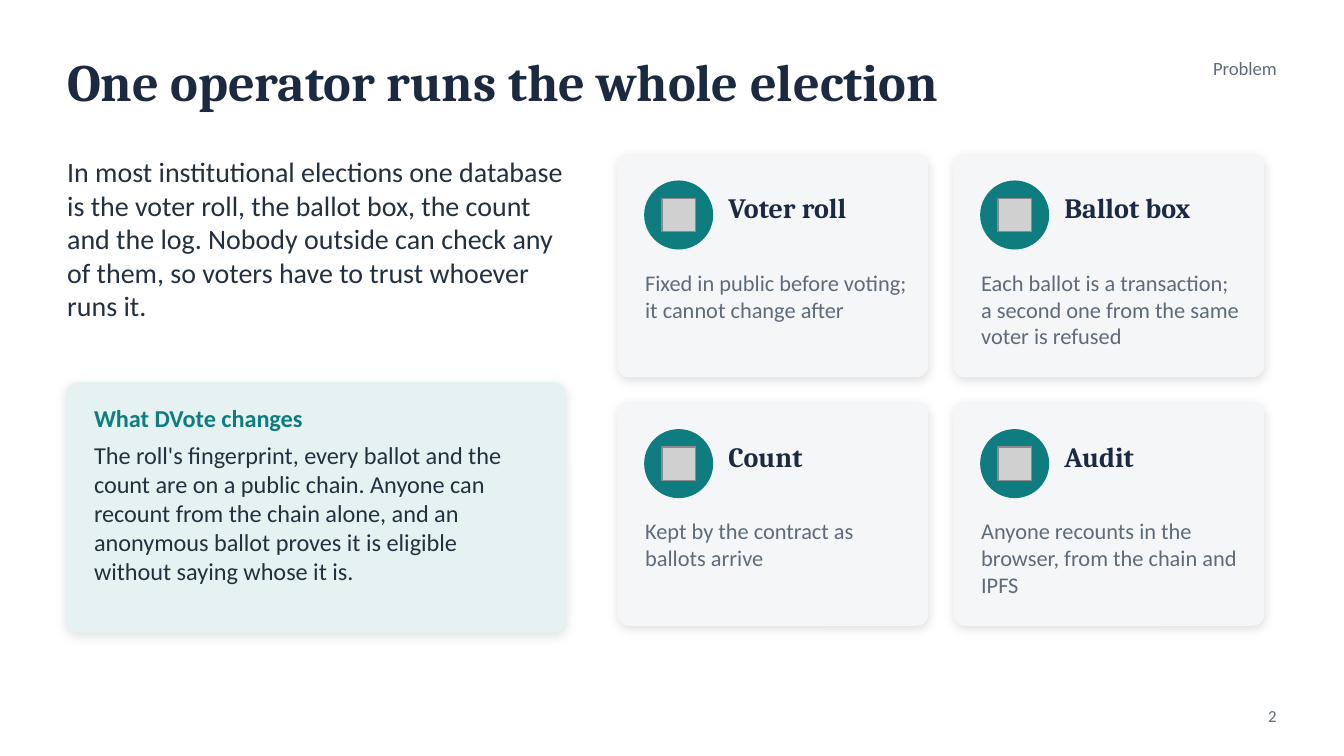
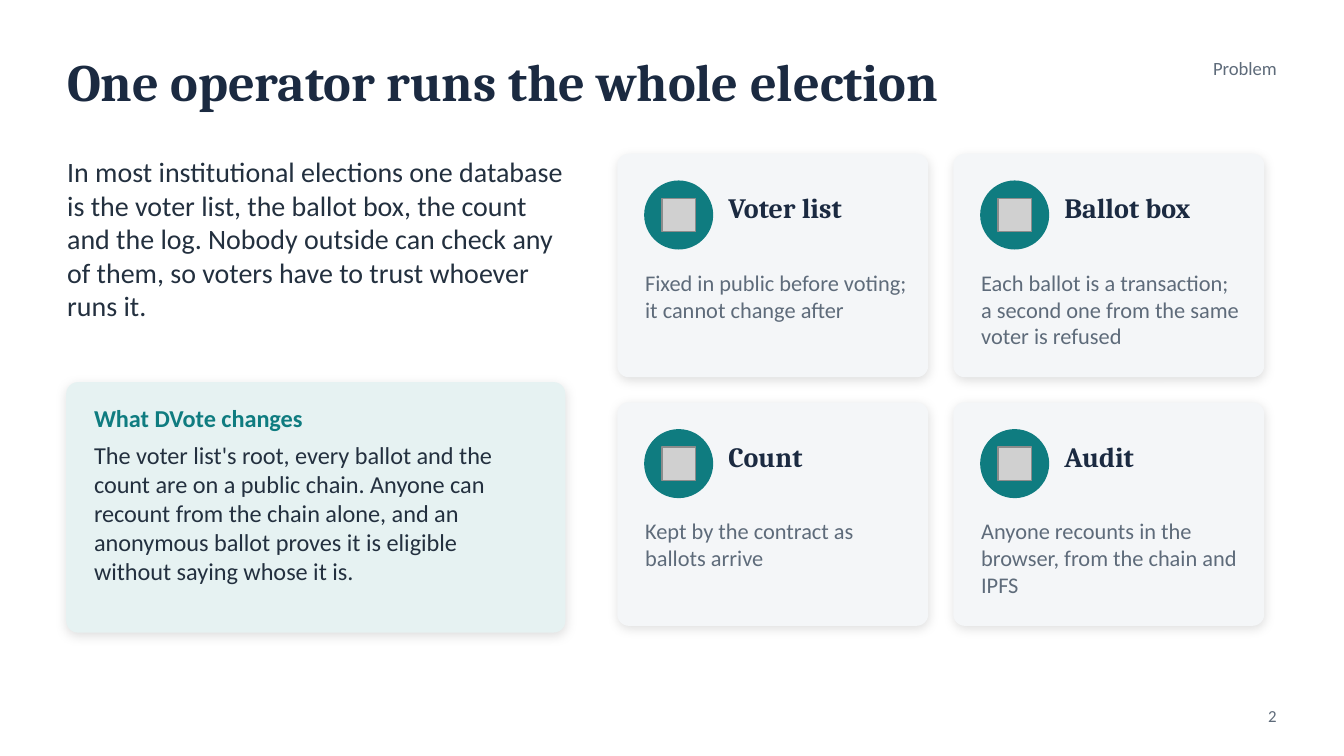
Before and after one commit to Chaitanya-Keyal/decentralized-voting-system, a slide deck: slide 2 of reports/eval2-slides.pptx. Drawn at 1344x756 pixels with LibreOffice and Linux fonts; fonts in the diff are those of the drawing; grey boxes stand for pictures. Boxes give left, top, right and bottom in pixels: in the first picture for what was removed or moved away, otherwise in the second. Text is boxed around its words. In the diff, an @@ line names an element or a change of style, - is before the commit and + after.

Commit message:
docs(report): measure B1 and D3 on the deployed contracts; tighten the prose
B1 and D3 are measured again on the deployed contracts: a ballot is counted a median of 9.3 s
after the click with the relayer's default tip (slowest 20.0 s of 16), ten voters casting at
once land in one block, and D3 finds nothing that narrows a ballot below its voter list. The
report, slides and docs describe the final system only, explain Sepolia's gas pricing once,
use "voter list" throughout, and the two long requirement tables no longer repeat their labels.

```diff
--- a/reports/eval2-slides.pptx
+++ b/reports/eval2-slides.pptx
@@ text at [67, 162, 562, 317]: text changed @@
-In most institutional elections one database is the voter roll, the ballot box, the count and the log. Nobody outside can check any of them, so voters have to trust whoever runs it.
+In most institutional elections one database is the voter list, the ballot box, the count and the log. Nobody outside can check any of them, so voters have to trust whoever runs it.
@@ text at [728, 198, 842, 219]: text changed @@
-Voter roll
+Voter list
@@ text at [94, 447, 492, 584]: text changed @@
-The roll's fingerprint, every ballot and the count are on a public chain. Anyone can recount from the chain alone, and an anonymous ballot proves it is eligible without saying whose it is.
+The voter list's root, every ballot and the count are on a public chain. Anyone can recount from the chain alone, and an anonymous ballot proves it is eligible without saying whose it is.
```
Also in this commit, not shown: 5 other slides changed, 24 other files.
